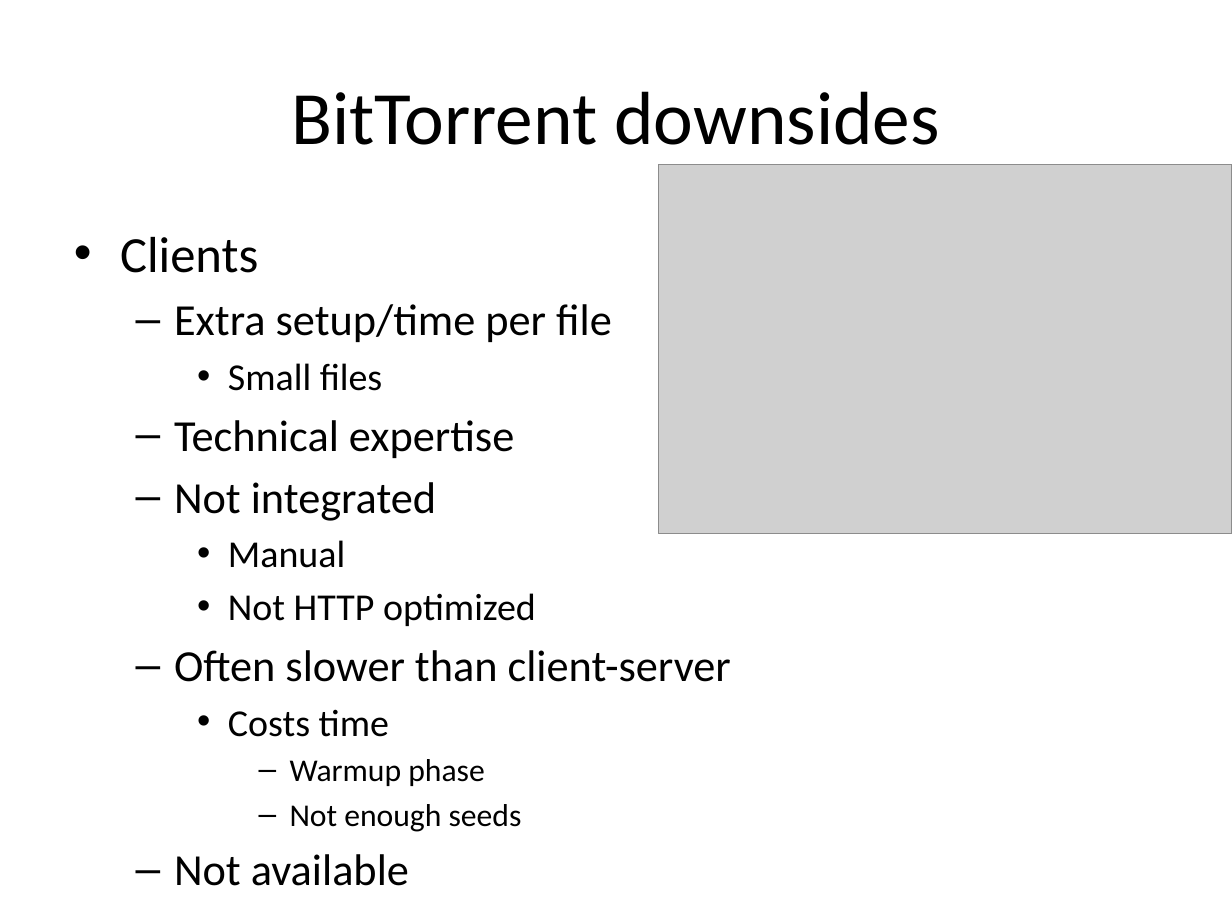
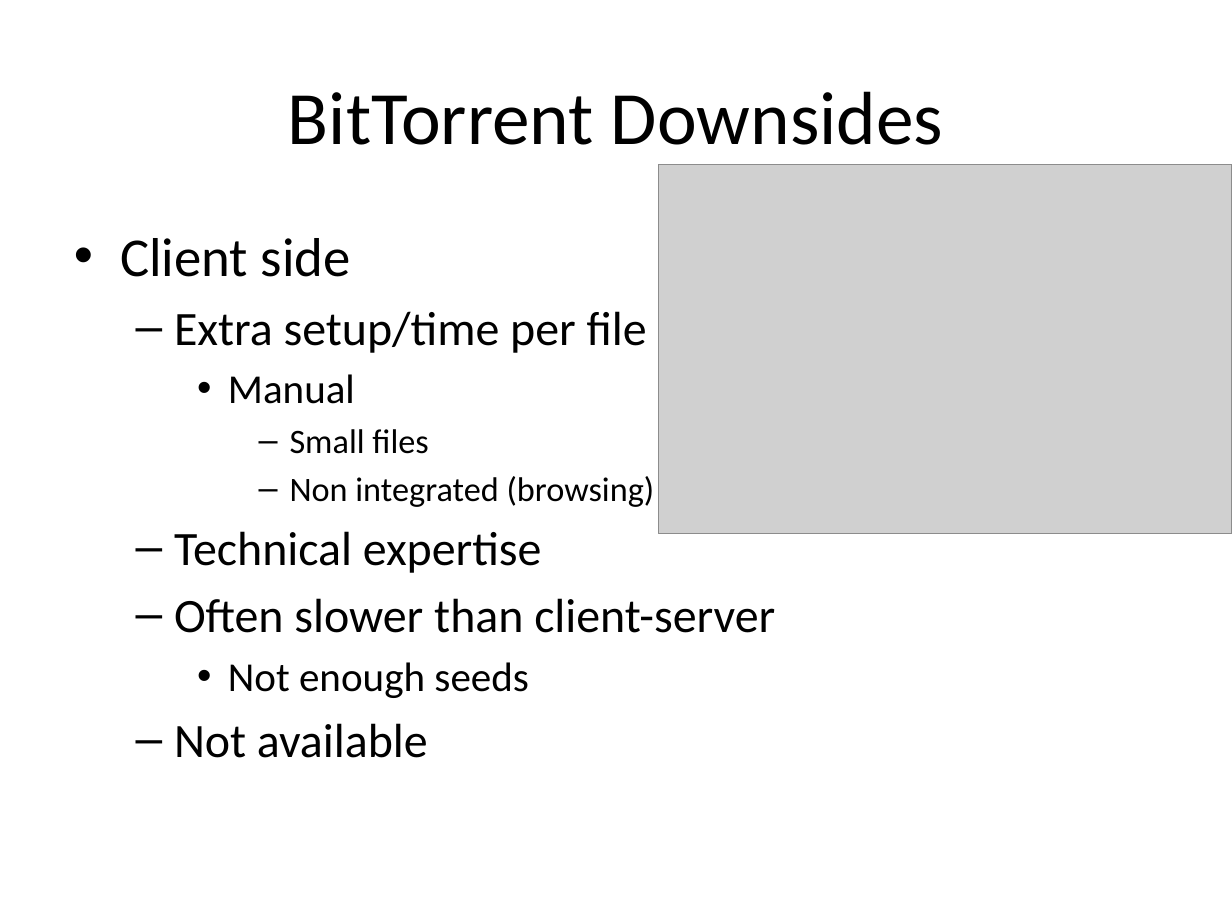
Before and after one commit to rdp/p2pwebclient, a slide deck: slide 8 of thesis_presentation/How to Make the Internet Faster.pptx (slide 9 before the commit). Drawn at 1232x924 pixels with LibreOffice and Linux fonts; fonts in the diff are those of the drawing; grey boxes stand for pictures. Boxes give left, top, right and bottom in pixels: in the first picture for what was removed or moved away, otherwise in the second. Text is boxed around its words. In the diff, an @@ line names an element or a change of style, - is before the commit and + after.

```diff
--- a/thesis_presentation/How to Make the Internet Faster.pptx
+++ b/thesis_presentation/How to Make the Internet Faster.pptx
@@ title at bbox=[288, 91, 943, 145]: text changed @@
-BitTorrent downsides
+BitTorrent Downsides
@@ text at bbox=[120, 238, 351, 277]: text changed; size 29.6 to 32 pt @@
-• Clients
+• Client side
@@ text at bbox=[174, 311, 775, 758]: size 25.9 to 28 pt in "Extra setup/time per file", "Technical expertise", "Often slower than client-server", "Not available"; size 22.2 to 20 pt in "Small files"; size 18.5 to 24 pt in "Not enough seeds"; bullet • to –; list level 3 to 4 in "Small files"; bullet – to •; list level 4 to 3 in "Not enough seeds" @@
@@ text at bbox=[228, 374, 355, 404]: paragraph added @@
+    • Manual
@@ text at bbox=[290, 476, 655, 507]: paragraph added @@
+      – Non integrated (browsing)
@@ text at bbox=[174, 482, 536, 626]: paragraphs removed @@
-  – Not integrated
-    • Manual
-    • Not HTTP optimized
@@ text at bbox=[228, 709, 484, 786]: paragraphs removed @@
-    • Costs time
-      – Warmup phase
```
Also in this commit, not shown: 29 other slides changed, 2 slides added, 2 slides removed, 2 other files.
